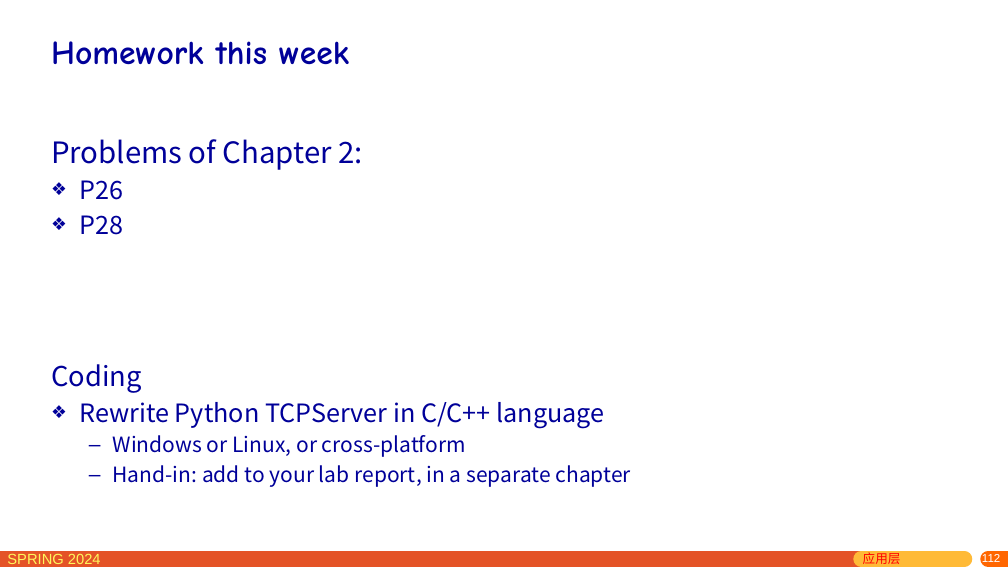
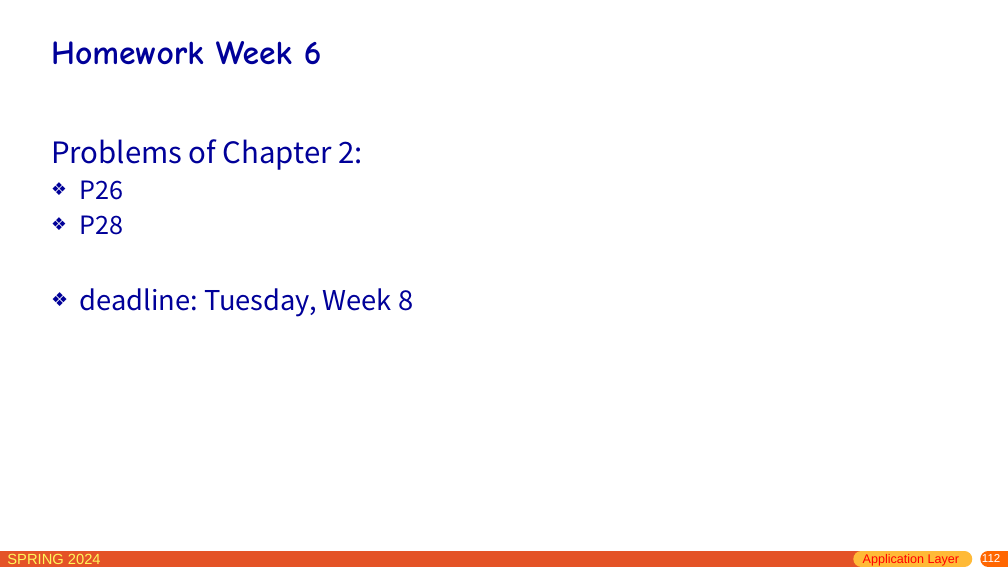
Before and after one commit to network-whu/slides, a slide deck: slide 112 of pptx/chapter2.pptx. Drawn at 1008x567 pixels with LibreOffice and Linux fonts; fonts in the diff are those of the drawing. Boxes give left, top, right and bottom in pixels: in the first picture for what was removed or moved away, otherwise in the second. Text is boxed around its words. In the diff, an @@ line names an element or a change of style, - is before the commit and + after.

Commit message:
week 6

```diff
--- a/pptx/chapter2.pptx
+++ b/pptx/chapter2.pptx
@@ title at (x1=51, y1=41, x2=322, y2=65): text changed @@
-Homework this week
+Homework Week 6
@@ text at (x1=79, y1=288, x2=413, y2=317): text changed; size 20 to 26 pt @@
-Coding
-❖ Rewrite Python TCPServer in C/C++ language
-  – Windows or Linux, or cross-platform
-  – Hand-in: add to your lab report, in a separate chapter
+❖ deadline: Tuesday, Week 8
@@ text at (x1=863, y1=554, x2=959, y2=566): text changed @@
-应用层
+Application Layer
```
Also in this commit, not shown: 15 other slides changed, 1 other file.
